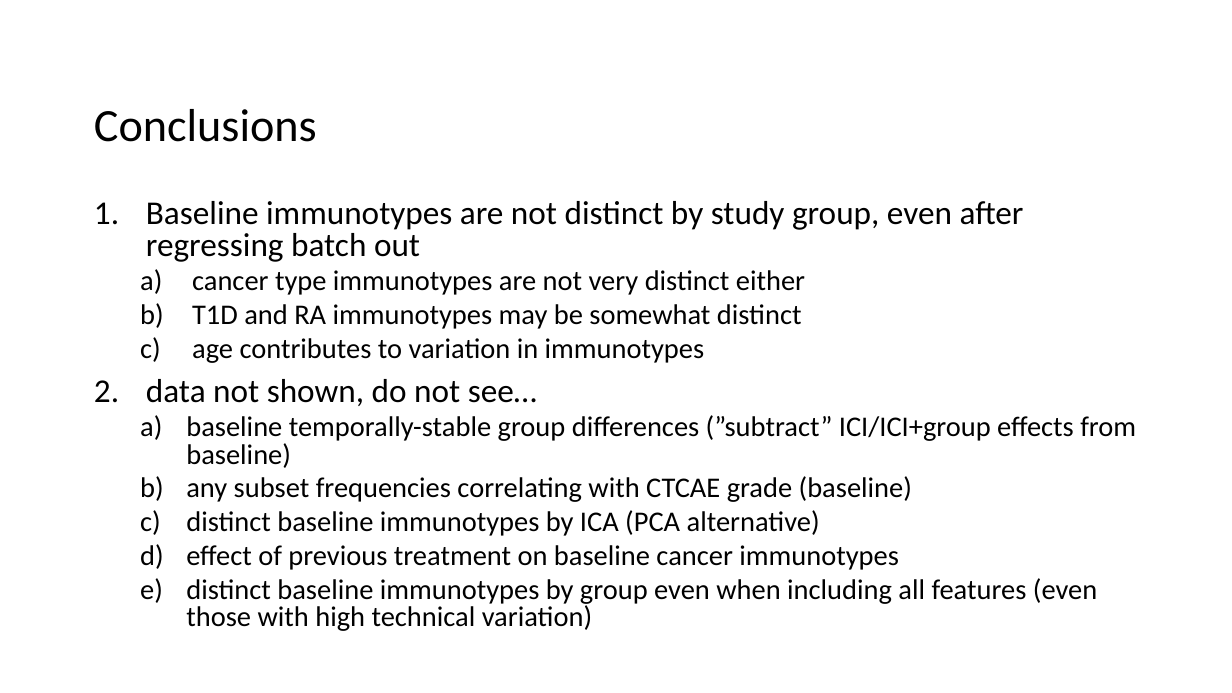
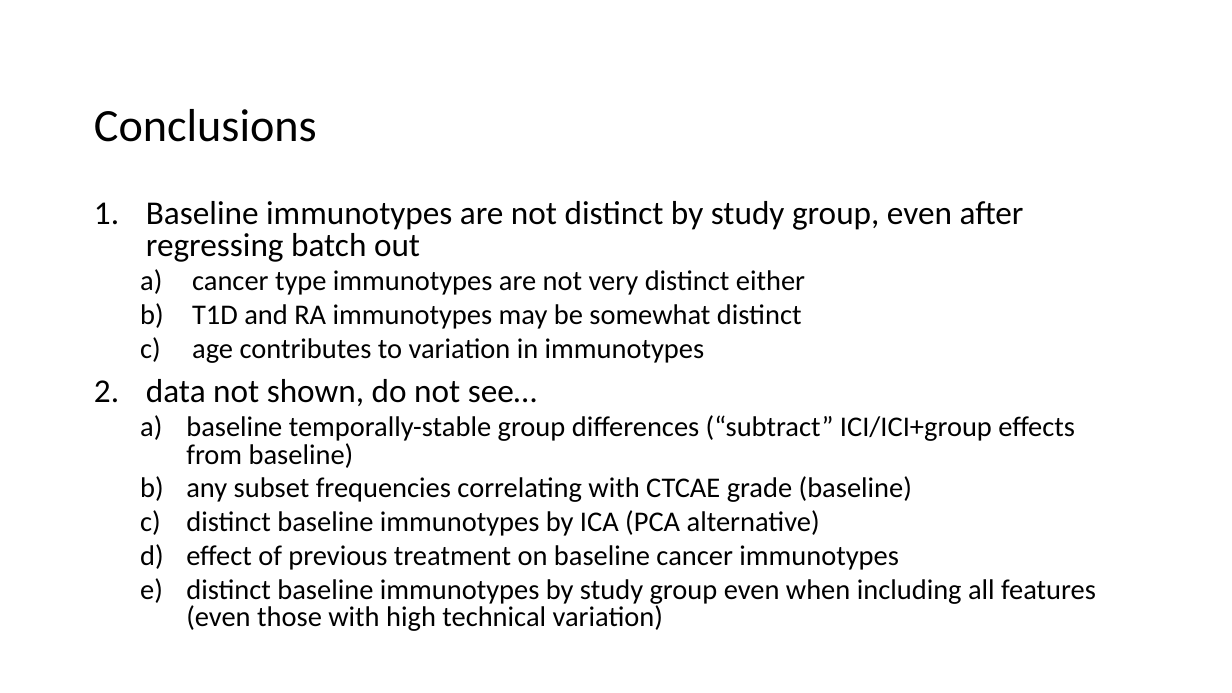
Before and after one commit to tybottorff/bottorffdocs, a slide deck: slide 8 of presentations/NCI_talks/2024_10_23.pptx. Drawn at 1232x693 pixels with LibreOffice and Linux fonts; fonts in the diff are those of the drawing. Boxes give left, top, right and bottom in pixels: in the first picture for what was removed or moved away, otherwise in the second. Text is boxed around its words. In the diff, an @@ line names an element or a change of style, - is before the commit and + after.

Commit message:
Update NCI presentations

```diff
--- a/presentations/NCI_talks/2024_10_23.pptx
+++ b/presentations/NCI_talks/2024_10_23.pptx
@@ text at <box>186,415,1075,468</box>: text changed @@
-  a) baseline temporally-stable group differences (”subtract” ICI/ICI+group effects from baseline)
+  a) baseline temporally-stable group differences (“subtract” ICI/ICI+group effects from baseline)
@@ text at <box>186,579,1096,631</box>: text changed @@
-  e) distinct baseline immunotypes by group even when including all features (even those with high technical variation)
+  e) distinct baseline immunotypes by study group even when including all features (even those with high technical variation)
```
Also in this commit, not shown: 1 other file.
